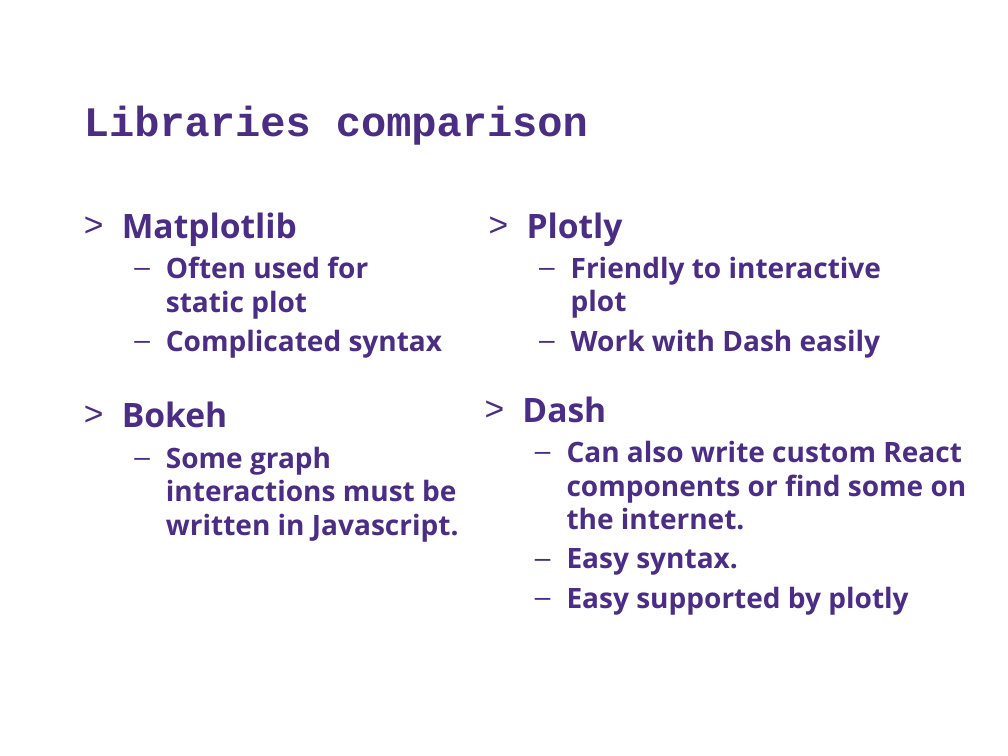
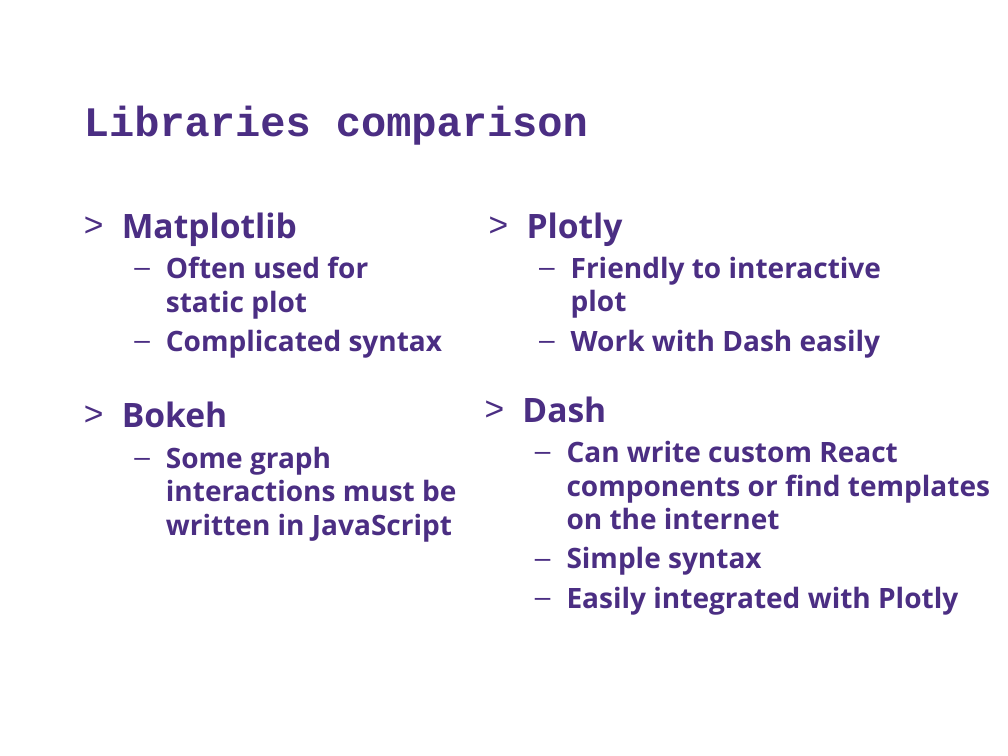
Before and after one commit to cycnc35/AMZ-Cellphone-Review, a slide deck: slide 7 of technologies_reviews.pptx. Drawn at 1008x756 pixels with LibreOffice and Linux fonts; fonts in the diff are those of the drawing; background and template pictures are left out. Boxes give left, top, right and bottom in pixels: in the first picture for what was removed or moved away, otherwise in the second. Text is boxed around its words. In the diff, an @@ line names an element or a change of style, - is before the commit and + after.

Commit message:
update ppt

```diff
--- a/technologies_reviews.pptx
+++ b/technologies_reviews.pptx
@@ text at (166,446,456,542): text changed @@
-  – Some graph interactions must be written in Javascript.
+  – Some graph interactions must be written in JavaScript
@@ text at (567,440,990,615): text changed @@
-  – Can also write custom React components or find some on the internet.
-  – Easy syntax.
-  – Easy supported by plotly
+  – Can write custom React components or find templates on the internet
+  – Simple syntax
+  – Easily integrated with Plotly
```
Also in this commit, not shown: 1 other slide changed.
